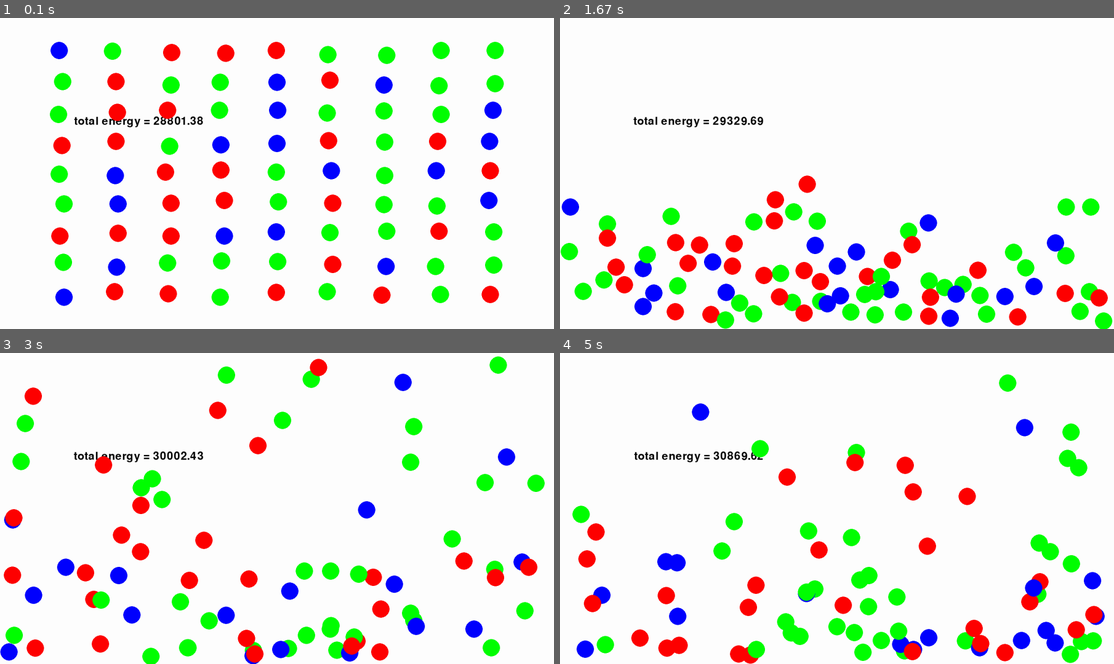
Above: before the commit, frames 1-4 (two rows, left to right).
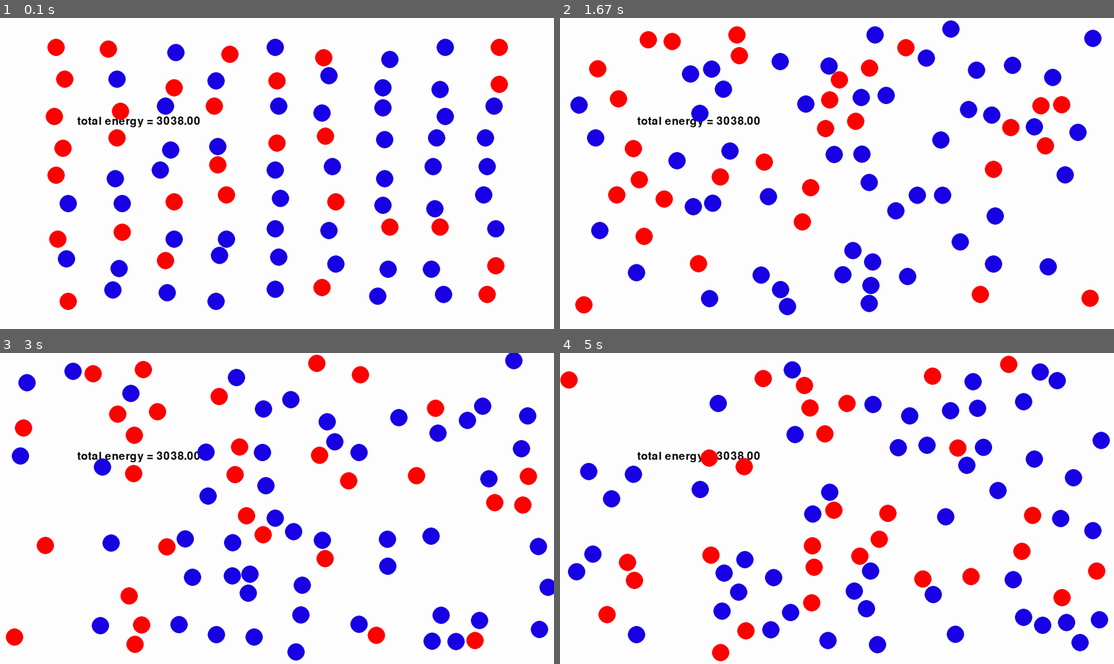
Above: after the commit, the same moments.

Repository: PumpkinFan/learn_pygame
Game: pygame game, started from ballz.py
Two runs of this game, one before a commit and one after it. Both use one fixed random seed, a clock stepped at 60 frames per second and the inputs below.
Inputs:
- Up to frame 1 (0.1 s): no input
- Up to frame 2 (1.67 s): no input
- Up to frame 3 (3 s): no input
- Up to frame 4 (5 s): no input

The runs differ from the first frame. In frame 1, 14% of the frame differs, in the area x 8-92%, y 6-94%; in frame 2, 22%, in the area x 0-100%, y 0-100%; in frame 3, 21%; in frame 4, 21%.

Commit message:
using next position for collision detection

Diff:
--- a/ballz.py
+++ b/ballz.py
@@ -11,7 +11,7 @@
 pygame.display.set_caption("ballz")
 
 FPS = 60
-DT = 0.5
+DT = 1
 
 # TODO: Linear interpolation of collisions
 # TODO: Use RK4 for time stepping
@@ -23,7 +23,7 @@
     (0, 0, 255),
 ]
 
-GRAVITY = 0.5
+GRAVITY = 0
 
 
 class Ball:
@@ -38,6 +38,14 @@
         self.mass = mass
         # self.next_x = self.x + self.x_vel * DT
         # self.next_y = self.y + self.y_vel * DT
+
+    @property
+    def next_x(self):
+        return self.x + self.x_vel * DT
+
+    @property
+    def next_y(self):
+        return self.y + self.y_vel * DT
 
     def check_wall_collisions(self):
         if self.y - self.RADIUS <= 0:
@@ -67,6 +75,9 @@
     def draw(self, win):
         pygame.draw.circle(win, self.color, (self.x, self.y), self.RADIUS)
 
+        # draw "hitboxes"
+        # pygame.draw.circle(WIN, "yellow", (self.next_x, self.next_y), self.RADIUS)
+
 
 def collide_balls(ball1: Ball, ball2: Ball):
     """based on: https://www.vobarian.com/collisions/2dcollisions2.pdf"""
@@ -104,7 +115,10 @@
         for ball2 in balls:
             if ball1 == ball2:
                 break
-            dist = np.sqrt((ball1.x - ball2.x) ** 2 + (ball1.y - ball2.y) ** 2)
+            # dist = np.sqrt((ball1.x - ball2.x) ** 2 + (ball1.y - ball2.y) ** 2)
+            dist = np.sqrt(
+                (ball1.next_x - ball2.next_x) ** 2 + (ball1.next_y - ball2.next_y) ** 2
+            )
             if dist < ball1.RADIUS + ball2.RADIUS:
                 collide_balls(ball1, ball2)
 
@@ -132,7 +146,7 @@
             random.choice(COLORS),
             x_vel=np.random.randint(-5, 5),
             y_vel=np.random.randint(-5, 5),
-            mass=np.random.randint(1, 3),
+            mass=random.choice([1, 10]),
         )
         for x, y in zip(x_mgrid.ravel(), y_mgrid.ravel())
     ]
@@ -145,10 +159,14 @@
     font = pygame.font.Font("freesansbold.ttf", 32)
 
     # balls = [
-    #     Ball(WIDTH / 4, HEIGHT / 2, x_vel=50),
-    #     Ball(3 * WIDTH / 4, HEIGHT / 2, x_vel=-50),
+    #     Ball(WIDTH / 2, HEIGHT / 2, x_vel=25),
+    #     Ball(3 * WIDTH / 4 + 3, HEIGHT / 2, x_vel=-25),
     # ]
     balls = make_lots_of_balls(9)
+    for ball in balls:
+        redness = 255 * ball.mass / 10
+        blueness = 255 * (1 - ball.mass / 10)
+        ball.color = (int(redness), 0, int(blueness))
 
     while run:
         clock.tick(FPS)
@@ -178,11 +196,10 @@
         WIN.fill("white")
         WIN.blit(vel_text, text_rect)
 
-        draw(balls)
+        check_ball_collisions(balls)
         for ball in balls:
             ball.move()
-
-        check_ball_collisions(balls)
+        draw(balls)
 
     pygame.quit()
     quit()
